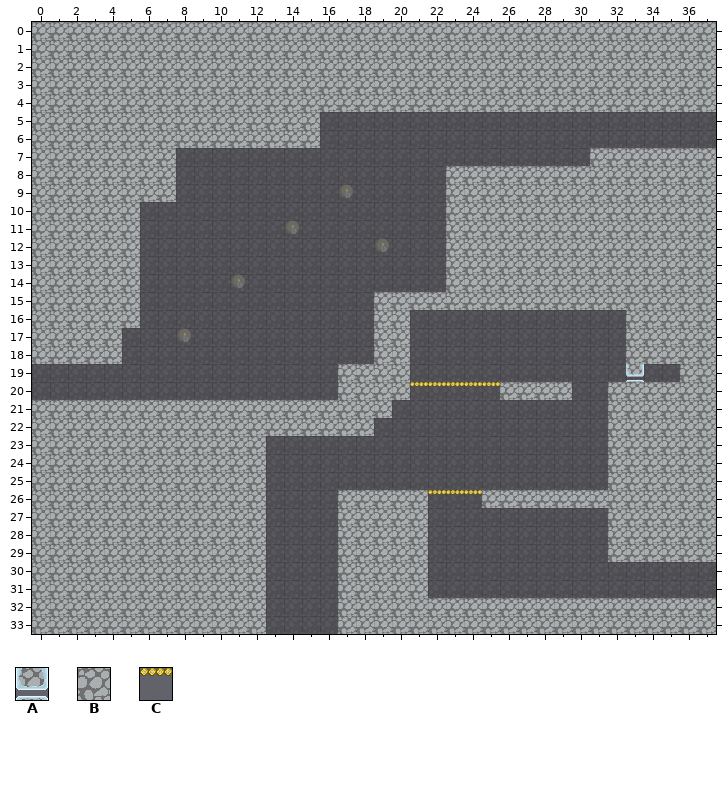
Two versions of a level (Tiled map, TiledMaps/room4-4.tmx). Above: the version before the commit.
Cells are 32x32 px. Shown: x 0..37, y 0..33.
Key: from "tilemap": A 7, B 10, C 49.
_ is an empty cell.
Layers that did not change in this view are not listed.
Layer "foreground" before, first column x 0:
 0 BBBBBBBBBBBBBBBBBBBBBBBBBBBBBBBBBBBBBB
 1 BBBBBBBBBBBBBBBBBBBBBBBBBBBBBBBBBBBBBB
 2 BBBBBBBBBBBBBBBBBBBBBBBBBBBBBBBBBBBBBB
 3 BBBBBBBBBBBBBBBBBBBBBBBBBBBBBBBBBBBBBB
 4 BBBBBBBBBBBBBBBBBBBBBBBBBBBBBBBBBBBBBB
 5 BBBBBBBBBBBBBBBB______________________
 6 BBBBBBBBBBBBBBBB______________________
 7 BBBBBBBB_______________________BBBBBBB
 8 BBBBBBBB_______________BBBBBBBBBBBBBBB
 9 BBBBBBBB_______________BBBBBBBBBBBBBBB
10 BBBBBB_________________BBBBBBBBBBBBBBB
11 BBBBBB_________________BBBBBBBBBBBBBBB
12 BBBBBB_________________BBBBBBBBBBBBBBB
13 BBBBBB_________________BBBBBBBBBBBBBBB
14 BBBBBB_________________BBBBBBBBBBBBBBB
15 BBBBBB_____________BBBBBBBBBBBBBBBBBBB
16 BBBBBB_____________BB____________BBBBB
17 BBBBB______________BB____________BBBBB
18 BBBBB______________BB____________BBBBB
19 _________________BBBB____________A__BB
20 _________________BBBBCCCCCBBBB__BBBBBB
21 BBBBBBBBBBBBBBBBBBBB____________BBBBBB
22 BBBBBBBBBBBBBBBBBBB_____________BBBBBB
23 BBBBBBBBBBBBB___________________BBBBBB
24 BBBBBBBBBBBBB___________________BBBBBB
25 BBBBBBBBBBBBB___________________BBBBBB
26 BBBBBBBBBBBBB____BBBBBCCCBBBBBBBBBBBBB
27 BBBBBBBBBBBBB____BBBBB__________BBBBBB
28 BBBBBBBBBBBBB____BBBBB__________BBBBBB
29 BBBBBBBBBBBBB____BBBBB__________BBBBBB
30 BBBBBBBBBBBBB____BBBBB________________
31 BBBBBBBBBBBBB____BBBBB________________
32 BBBBBBBBBBBBB____BBBBBBBBBBBBBBBBBBBBB
33 BBBBBBBBBBBBB____BBBBBBBBBBBBBBBBBBBBB
After the commit:
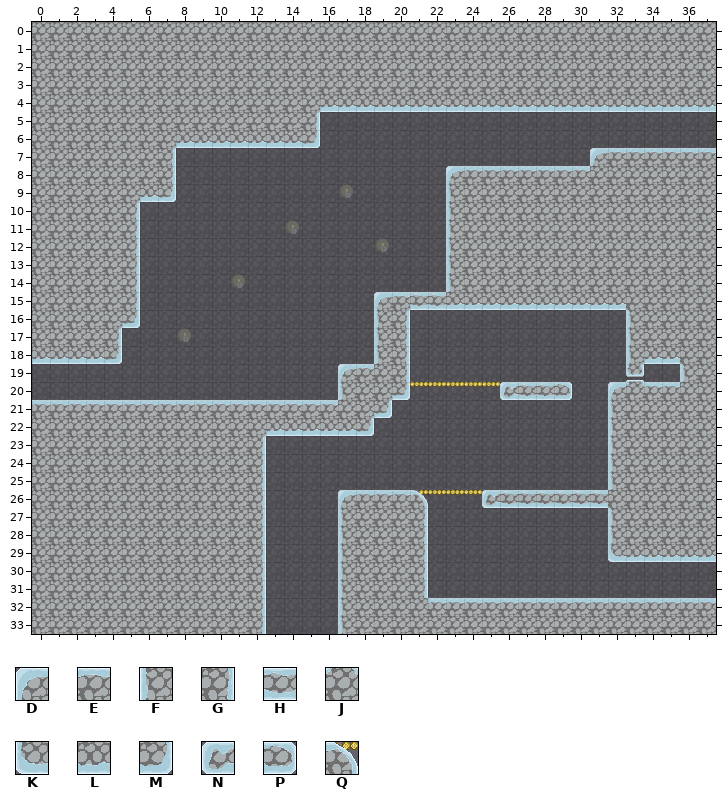
Further tiles: from "tilemap": D 3, E 4, F 9, G 11, H 12, J 13, K 15, L 16, M 17, N 18, P 20, Q 48.
The edit:
Layer "foreground":
Tile B becomes tile D in row 7 at x 31; in row 8 at x 23; in row 15 at x 19; in row 19 at x 17; in row 20 at x 32; in row 26 at x 17.
Tile B becomes tile E in row 7 at x 32 to 37; in row 8 at x 24 to 30; in row 15 at x 20; in row 19 at x 18; in row 20 at x 34 to 35; in row 21 at x 0 to 16.
Tile B becomes tile E in row 26 at x 18 to 20; in row 32 at x 22 to 37.
Tile B becomes tile F in rows 9 to 14 at x 23; in rows 16 to 18 at x 19 and 33; in row 19 at x 36; in row 20 at x 17; in rows 21 to 25 at x 32; in rows 27 to 28 at x 17 and 32.
Tile B becomes tile F in rows 29 to 33 at x 17.
Tile B becomes tile G in row 5 at x 15; in rows 7 to 8 at x 7; in rows 10 to 15 at x 5; in row 16 at x 20; in row 17 at x 4 and 20; in rows 18 to 19 at x 20.
Tile B becomes tile G in rows 23 to 26 at x 12; in rows 27 to 31 at x 12 and 21; in rows 32 to 33 at x 12.
Tile B becomes tile H in row 15 at x 21 to 22; in row 20 at x 27 to 28; in row 26 at x 26 to 31.
Tile B becomes tile J in row 20 at x 33.
Tile B becomes tile K in row 29 at x 32.
Tile B becomes tile L in row 4 at x 16 to 37; in row 6 at x 8 to 14; in row 9 at x 6; in row 15 at x 23 to 32; in row 18 at x 0 to 3 and 34 to 35; in row 22 at x 13 to 17.
Tile B becomes tile L in row 29 at x 33 to 37.
Tile B becomes tile M in row 6 at x 15; in row 9 at x 7; in row 16 at x 5; in row 18 at x 4; in row 20 at x 20; in row 21 at x 19.
Tile B becomes tile M in row 22 at x 18.
Tile B becomes tile N in row 20 at x 26; in row 26 at x 25.
Tile B becomes tile P in row 20 at x 29.
Tile B becomes tile Q in row 26 at x 21.
